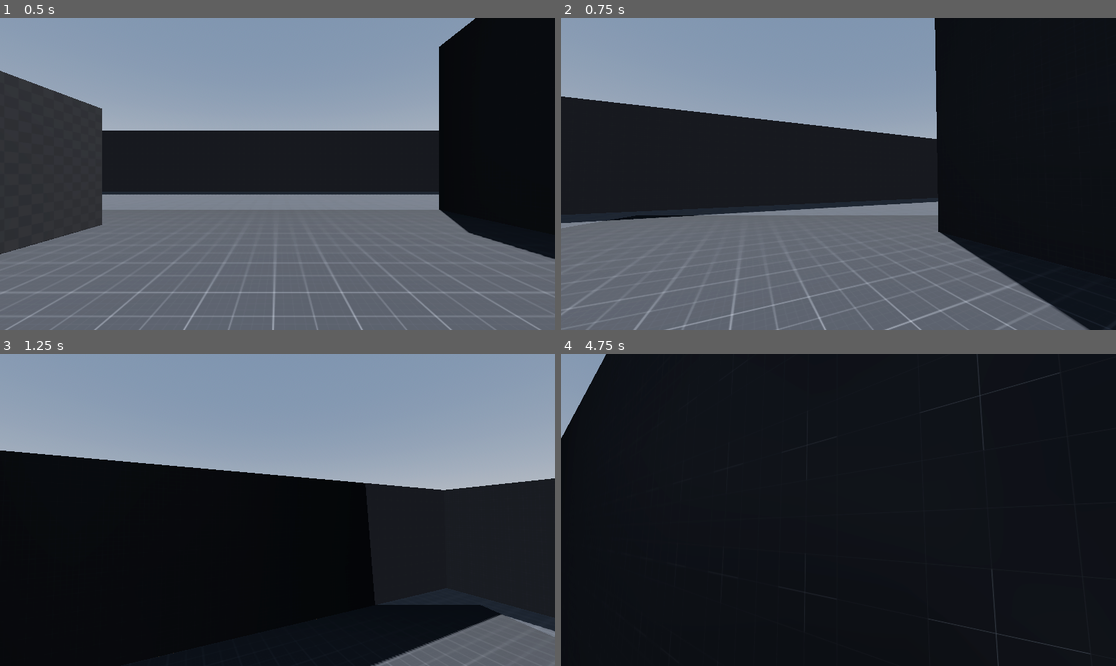
Above: before the commit, frames 1-4 (two rows, left to right).
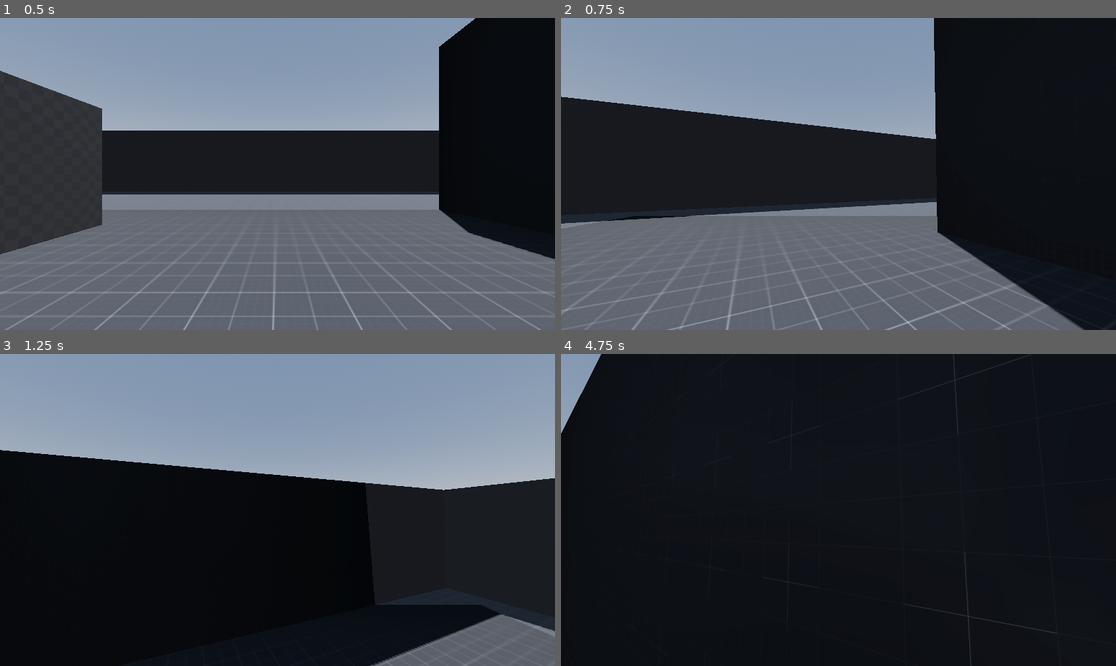
Above: after the commit, the same moments.

Repository: kadirgovdeli/SlashNShoot
Game: Godot game, scene res://scenes/game.tscn
The game is run twice, just before and just after one commit, with the same random seed, the same clock (stepped at 60 frames per second) and the same inputs.
Inputs (mouse positions are in pixels of both pictures, inside the frame that each line leads up to):
- Up to frame 1 (0.5 s): no input
- Up to frame 2 (0.75 s): move the mouse to (866, 174) at 0.52 s; hold W (move_forward) from 0.53 s (still down); tap Shift (dash) at 0.6 s
- Up to frame 3 (1.25 s): keep holding W (move_forward); tap Space (jump) at 0.77 s
- Up to frame 4 (4.75 s): keep holding W (move_forward); move the mouse to (810, 510) at 1.27 s; tap Shift (dash) every 0.75 s from 1.35 to 4.35 s; tap Space (jump) at 1.52, 3.02, 3.77, 4.52 s; move the mouse to (849, 503) at 2.02 s; tap Enter at 2.75 s; move the mouse to (832, 516) at 2.77 s; move the mouse to (877, 513) at 3.52 s; move the mouse to (794, 506) at 4.27 s

Frame 1 is identical in both runs. In frame 2, 1.4% of the frame differs, in the area x 0-96%, y 0-100%; in frame 3, 0.1%; in frame 4, 0.5%.

Commit message:
made some minor tweaks on the Player and FpsCamera script's values.

Diff:
--- /dev/null
+++ b/icon.svg
@@ -0,0 +1 @@
+<svg height="128" width="128" xmlns="http://www.w3.org/2000/svg"><rect x="2" y="2" width="124" height="124" rx="14" fill="#363d52" stroke="#212532" stroke-width="4"/><g transform="scale(.101) translate(122 122)"><g fill="#fff"><path d="M105 673v33q407 354 814 0v-33z"/><path fill="#478cbf" d="m105 673 152 14q12 1 15 14l4 67 132 10 8-61q2-11 15-15h162q13 4 15 15l8 61 132-10 4-67q3-13 15-14l152-14V427q30-39 56-81-35-59-83-108-43 20-82 47-40-37-88-64 7-51 8-102-59-28-123-42-26 43-46 89-49-7-98 0-20-46-46-89-64 14-123 42 1 51 8 102-48 27-88 64-39-27-82-47-48 49-83 108 26 42 56 81zm0 33v39c0 276 813 276 813 0v-39l-134 12-5 69q-2 10-14 13l-162 11q-12 0-16-11l-10-65H447l-10 65q-4 11-16 11l-162-11q-12-3-14-13l-5-69z"/><path d="M483 600c3 34 55 34 58 0v-86c-3-34-55-34-58 0z"/><circle cx="725" cy="526" r="90"/><circle cx="299" cy="526" r="90"/></g><g fill="#414042"><circle cx="307" cy="532" r="60"/><circle cx="717" cy="532" r="60"/></g></g></svg>
--- a/scenes/player/FpsCamera.gd
+++ b/scenes/player/FpsCamera.gd
@@ -8,7 +8,7 @@
 
 @onready var camera_3d = $Camera3D
 
-const BOB_FREQ = 2.0
+const BOB_FREQ = 1.0
 const BOB_AMOUTH = 0.05
 var head_bob = 0.0
 
Not shown, added: icon.svg.import
